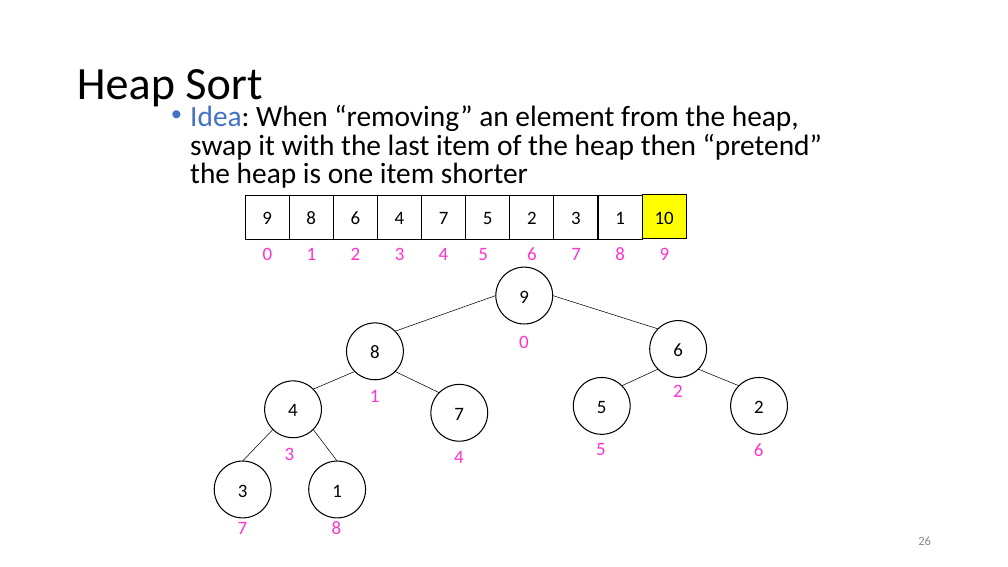
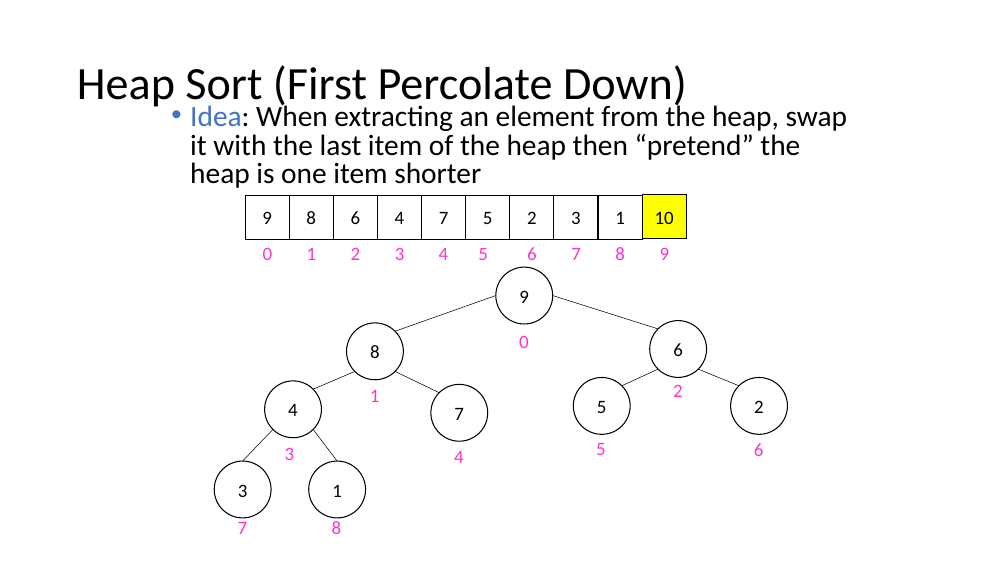
Before and after one commit to natebrunelle/cse332, a slide deck: slide 45 of markdown/files/slides/lecture12_sorting1.pptx (slide 26 before the commit). Drawn at 1008x567 pixels with LibreOffice and Linux fonts; fonts in the diff are those of the drawing. Boxes give left, top, right and bottom in pixels: in the first picture for what was removed or moved away, otherwise in the second. Text is boxed around its words. In the diff, an @@ line names an element or a change of style, - is before the commit and + after.

```diff
--- a/markdown/files/slides/lecture12_sorting1.pptx
+++ b/markdown/files/slides/lecture12_sorting1.pptx
@@ title at (77, 65, 687, 111): text changed @@
-Heap Sort
+Heap Sort (First Percolate Down)
@@ text at (190, 102, 848, 188): text changed @@
-• Idea: When “removing” an element from the heap, swap it with the last item of the heap then “pretend” the heap is one item shorter
+• Idea: When extracting an element from the heap, swap it with the last item of the heap then “pretend” the heap is one item shorter
@@ page number removed at (918, 536, 931, 545) @@
-26
```
Also in this commit, not shown: 18 other slides changed, 19 slides added, 2 slides removed, 9 other files.
